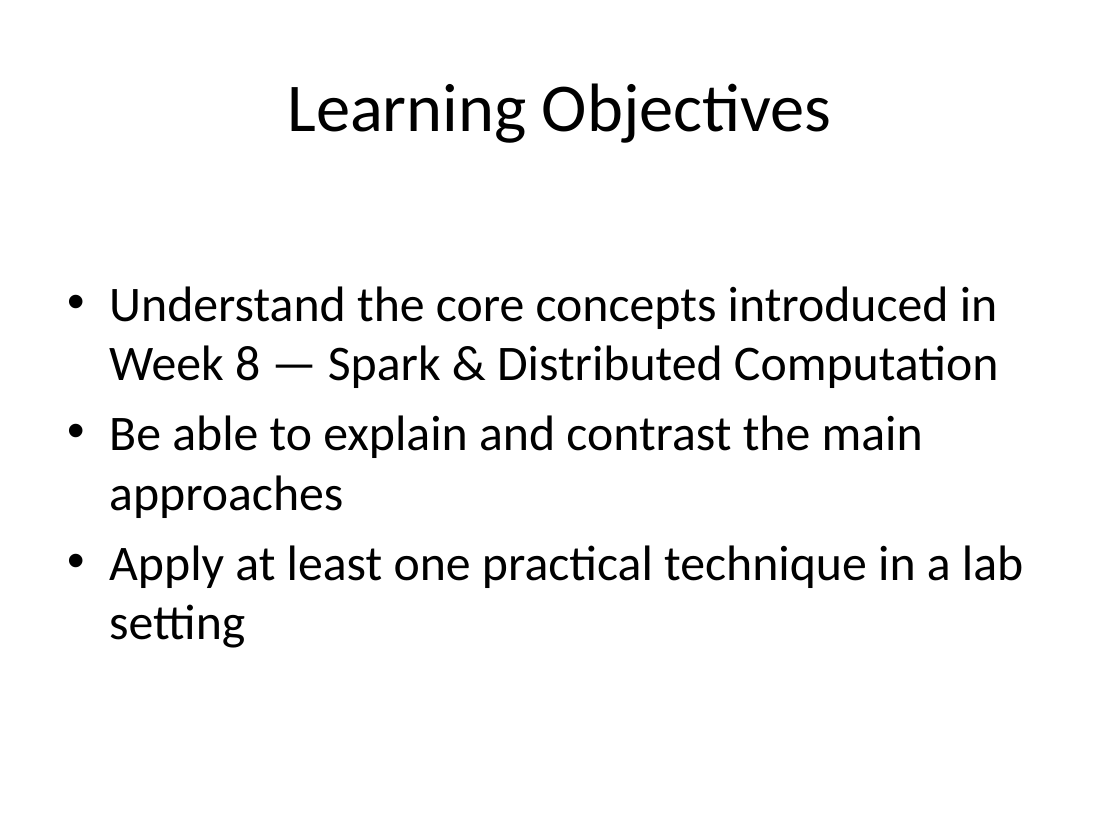
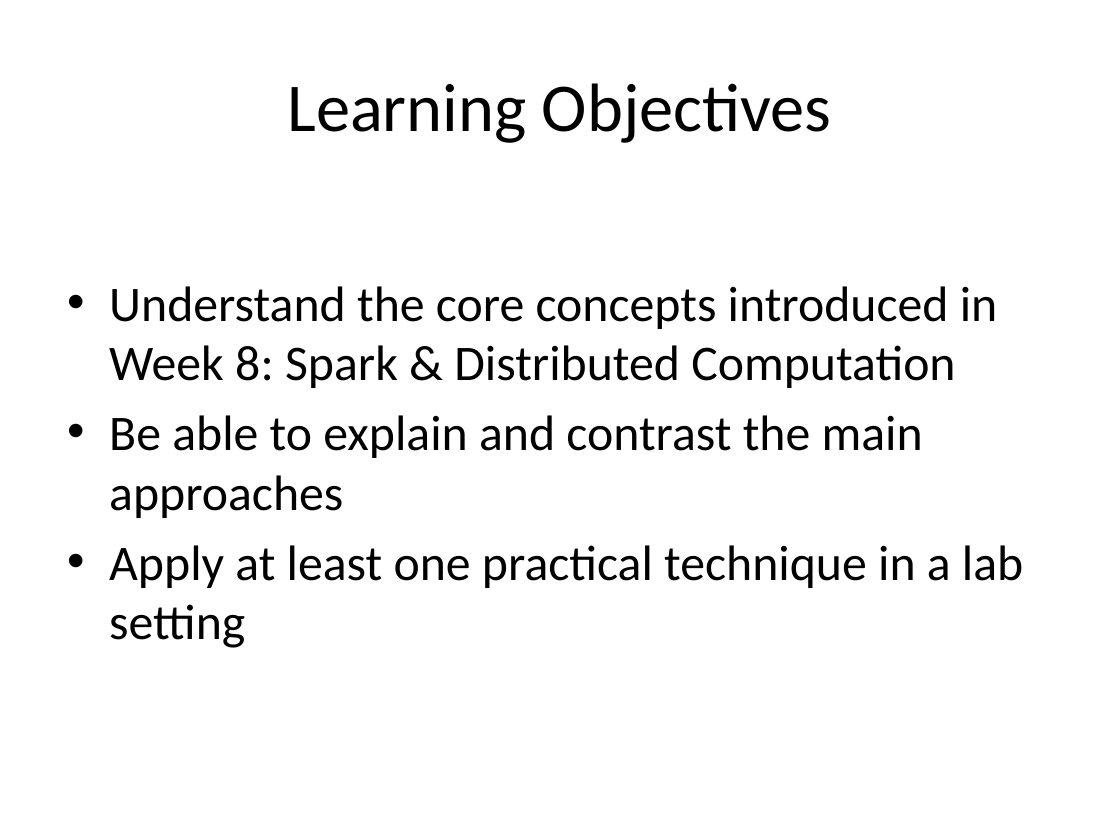
Before and after one commit to neelsoumya/teaching_big_data_analytics, a slide deck: slide 32 of Big_Data_Analytics_12_Lectures.pptx (slide 30 before the commit). Drawn at 1120x840 pixels with LibreOffice and Linux fonts; fonts in the diff are those of the drawing. Boxes give left, top, right and bottom in pixels: in the first picture for what was removed or moved away, otherwise in the second. Text is boxed around its words. In the diff, an @@ line names an element or a change of style, - is before the commit and + after.

```diff
--- a/Big_Data_Analytics_12_Lectures.pptx
+++ b/Big_Data_Analytics_12_Lectures.pptx
@@ text at (109,286,998,388): text changed @@
-• Understand the core concepts introduced in Week 8 — Spark & Distributed Computation
+• Understand the core concepts introduced in Week 8: Spark & Distributed Computation
```
Also in this commit, not shown: 13 other slides changed, 2 slides added, 3 other files.
